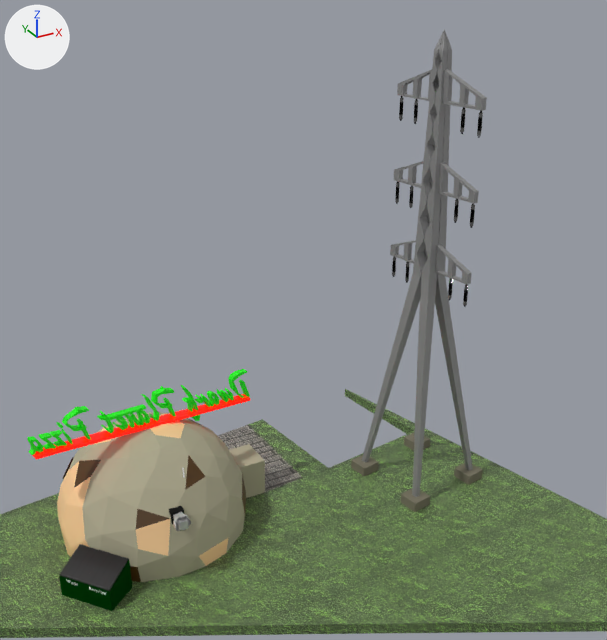
The glTF model Gangsta Wizards/Main/BUILDINGS/Assembly/A-2/Planet Pizza.glb as it was, and as the next commit left it.
One viewpoint serves both versions: a 50 mm camera at (-16.0, -41.4, 29.8) aimed at (2.5, -7.8, 13.0). Every picture has the same lights, and +X, +Y and +Z are marked at upper left. The picture after the commit comes second. Objects named as collision shapes, trigger or cutter boxes, shadow casters or lower levels of detail are left out. Where no turn or scale is listed for an object, it has been applied to the vertices.

In view in the first picture: 'Bases', 'Dumpster', 'Entrance', 'Ground', 'Sign', 'Sphere', 'Tower' and 1 more.
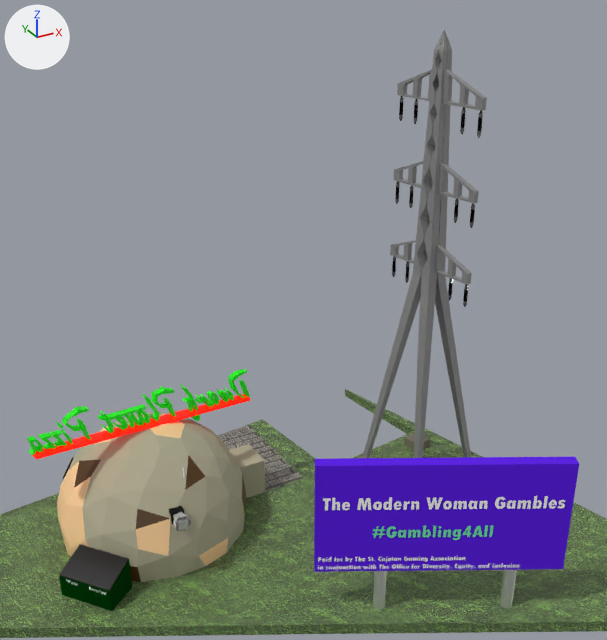
Pixel boxes [x1, y1, x2, y2] of what changed, in the pictures (607 x 640 px):
'Board', added (purple): after [314, 457, 579, 572]
'Text.001', added: after [318, 496, 565, 571]
    faces in mat_text_white (white #ffffff): [318, 496, 565, 571]
    faces in mat_green (green #6fe7ad): [373, 525, 493, 540]
'Legs', added: after [373, 570, 517, 610]

Edits to the bpy script that builds the scene:
```text
Add mat_green:
    mat_green = principled_material('Green')
    mat_green.base_color = (0.158, 0.8, 0.417)  # green #6fe7ad
    mat_green.roughness = 1.0
Add mat_text_white:
    mat_text_white = principled_material('Text White')
    mat_text_white.base_color = (1.0, 1.0, 1.0)  # white #ffffff
    mat_text_white.roughness = 1.0
Add mat_supports:
    mat_supports = principled_material('Supports')
    mat_supports.base_color = (0.8, 0.8, 0.8)  # white #e7e7e7
    mat_supports.metallic = 1.0
Add mat_purple___dark:
    mat_purple___dark = principled_material('Purple - Dark')
    mat_purple___dark.base_color = (0.0971, 0.0, 0.8)  # purple #5800e7
    mat_purple___dark.roughness = 1.0
Add me_text_004:
    me_text_004.from_pydata(...)  # 3226 vertices, 2810 faces; spans x 0.02..10.83, y -5.47..0.46, z -0.56..3.73
    # faces by material slot: [2434, 376]
    me_text_004.materials.append(mat_text_white)  # white #ffffff
    me_text_004.materials.append(mat_green)  # green #6fe7ad
Add me_cylinder:
    me_cylinder.from_pydata(...)  # 39 vertices, 70 faces; spans x -0.31..5.98, y -3.32..0.31, z -1.22..1.22
    me_cylinder.materials.append(mat_supports)  # white #e7e7e7
Add me_cube_007:
    me_cube_007.from_pydata([(5.24, -3.13, -3.05), (5.24, -3.13, 3.05), (-5.53, 2.59, -3.05), (-5.53, 2.59, 3.05), (5.53, -2.59, -3.05), (5.53, -2.59, 3.05), (-5.24, 3.13, -3.05), (-5.24, 3.13, 3.05)], [], [(0, 1, 3), (0, 3, 2), (2, 3, 7), (2, 7, 6), (6, 7, 5), (6, 5, 4), (4, 5, 1), (4, 1, 0), (2, 6, 4), (2, 4, 0), (7, 3, 1), (7, 1, 5)])
    me_cube_007.materials.append(mat_purple___dark)  # purple #5800e7
Add ob_text_001:
    ob_text_001 = bpy.data.objects.new('Text.001', me_text_004)
    ob_text_001.location = (0.42, -13.02, 2.63)
Add ob_legs:
    ob_legs = bpy.data.objects.new('Legs', me_cylinder)
    ob_legs.location = (3.33, -14.19, 0.79)
Add ob_board:
    ob_board = bpy.data.objects.new('Board', me_cube_007)
    ob_board.location = (5.83, -15.52, 5.05)
```
